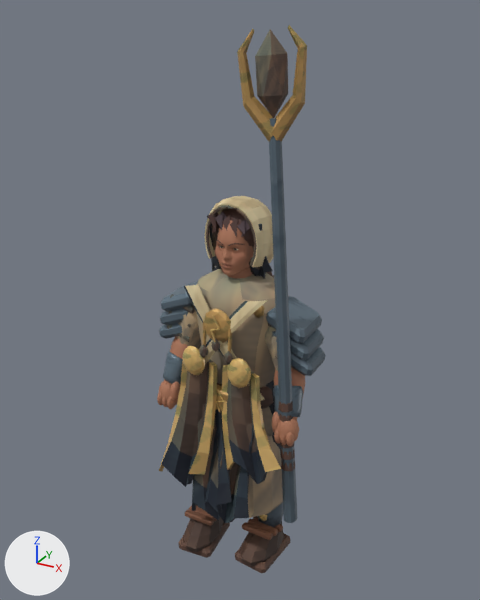
The glTF model public/assets/models/sayo.glb as it was, and as the next commit left it.
Rendered twice from a camera (50 mm lens) standing at (1.25, -2.26, 2.41) and looking at (-0.07, 0.13, 1.22). The axes (+X, +Y, +Z) are drawn at lower left. The lights are the same throughout. The first picture is the older version. Vertices at exactly the same position are counted once.

Before the edit, the objects in view are built like this:
```python
me_sayo_color_and_skin = bpy.data.meshes.new('sayo color and skin')
me_sayo_color_and_skin.from_pydata(...)  # 5843 vertices, 11196 faces; spans x -0.44..0.37, y -0.26..0.5, z -0.01..2.36
me_sayo_color_and_skin.materials.append(mat_painted_metal_edges__textile_and_clay)
ob_sayo = bpy.data.objects.new('sayo', me_sayo_color_and_skin)
ob_sayo.location = (0.0, 0.0, 0.0)
```
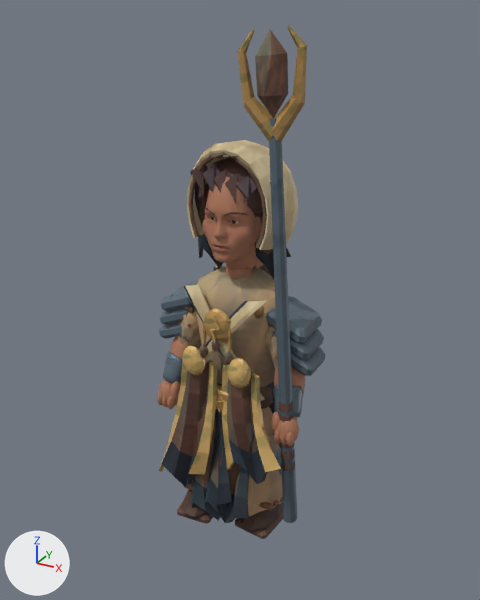
The newer file is also rescaled (x1.04), turned or shifted as a whole; pictures and numbers use the older file's frame.

Patch to the scene script:
```diff
--- a/public/assets/models/sayo.glb.py
+++ b/public/assets/models/sayo.glb.py
@@ me_sayo_color_and_skin @@
-me_sayo_color_and_skin.from_pydata(...)  # 5843 vertices, 11196 faces; spans x -0.44..0.37, y -0.26..0.5, z -0.01..2.36
+me_sayo_color_and_skin.from_pydata(...)  # 5843 vertices, 11196 faces; spans x -0.44..0.37, y -0.26..0.5, z 0.2..2.36
+# me_sayo_color_and_skin part 1: the loose piece of 100 vertices spanning x -0.1..0.1, y -0.08..0.1, z 1.55..1.69 is scaled about its middle by 1.5, then moved by (0.0, 0.01, 0.16)
+# me_sayo_color_and_skin part 2: the loose piece of 70 vertices spanning x -0.15..-0.01, y -0.05..0.05, z 1.35..1.65 is scaled about its middle by 1.5, then moved by (-0.04, 0.0, 0.1)
+# me_sayo_color_and_skin part 3: the loose piece of 70 vertices spanning x 0.01..0.15, y -0.05..0.05, z 1.35..1.65 is scaled about its middle by 1.5, then moved by (0.04, 0.0, 0.1)
+# me_sayo_color_and_skin part 4: the loose piece of 1607 vertices spanning x -0.09..0.09, y -0.12..0.09, z 1.38..1.66 is scaled about its middle by 1.5, then moved by (0.0, 0.0, 0.12)
+# me_sayo_color_and_skin part 5: the loose piece of 56 vertices spanning x 0.01..0.06, y -0.11..-0.07, z 1.56..1.57 is scaled about its middle by 1.5, then moved by (0.02, -0.04, 0.14)
+# me_sayo_color_and_skin part 6: the loose piece of 90 vertices spanning x -0.12..0.12, y -0.08..-0.06, z 1.47..1.71 is scaled about its middle by 1.5, then moved by (0.0, -0.03, 0.15)
+# me_sayo_color_and_skin part 7: the loose piece of 10 vertices spanning x -0.1..-0.04, y -0.09..-0.05, z 1.58..1.68 is scaled about its middle by 1.5, then moved by (-0.04, -0.03, 0.17)
+# me_sayo_color_and_skin part 8: the loose piece of 10 vertices spanning x -0.07..-0.01, y -0.09..-0.05, z 1.59..1.68 is scaled about its middle by 1.5, then moved by (-0.02, -0.03, 0.17)
+# me_sayo_color_and_skin part 9: the loose piece of 10 vertices spanning x -0.03..0.02, y -0.1..-0.05, z 1.58..1.67 is scaled about its middle by 1.5, then moved by (0.0, -0.03, 0.17)
+# me_sayo_color_and_skin part 10: the loose piece of 10 vertices spanning x 0.0..0.06, y -0.09..-0.05, z 1.57..1.66 is scaled about its middle by 1.5, then moved by (0.01, -0.03, 0.16)
+# me_sayo_color_and_skin part 11: the loose piece of 10 vertices spanning x 0.03..0.09, y -0.09..-0.05, z 1.58..1.66 is scaled about its middle by 1.5, then moved by (0.03, -0.03, 0.16)
+# me_sayo_color_and_skin part 12: the loose piece of 150 vertices spanning x -0.14..0.14, y -0.08..0.13, z 1.45..1.73 is scaled about its middle by 1.5, then moved by (0.0, 0.02, 0.15)
+# me_sayo_color_and_skin part 13: the loose piece of 40 vertices spanning x -0.23..-0.06, y -0.23..0.05, z 0.03..0.14 is scaled about its middle by (1, 1, 0.772), then moved by (0.0, 0.0, 0.19)
+# me_sayo_color_and_skin part 14: the loose piece of 32 vertices spanning x -0.22..-0.07, y -0.15..-0.12, z 0.15..0.18 is moved by (0.0, 0.0, 0.17)
+# me_sayo_color_and_skin part 15: the loose piece of 32 vertices spanning x -0.23..-0.07, y -0.11..-0.07, z 0.13..0.16 is moved by (0.0, 0.0, 0.17)
+# me_sayo_color_and_skin part 16: the loose piece of 32 vertices spanning x -0.25..-0.05, y -0.22..0.05, z -0.01..0.04 is moved by (0.0, 0.0, 0.2)
+# me_sayo_color_and_skin part 17: 310 of the vertices in x -0.22..0.25, y -0.18..0.15, z -0.01..0.95 are scaled about their middle by (1, 1, 0.772), then moved by (0.0, 0.0, 0.1)
+# me_sayo_color_and_skin part 18: 4456 kept faces spanning x -0.44..0.34, y -0.26..0.5, z 0.2..1.94 get new texture (UV) coordinates
+# me_sayo_color_and_skin part 19: 3939 kept faces spanning x -0.44..0.37, y -0.26..0.5, z 0.2..2.36 get new vertex colours
+# other edits to the shape of me_sayo_color_and_skin do not show in these pictures
 me_sayo_color_and_skin.materials.append(mat_painted_metal_edges__textile_and_clay)
```

Boxes [x1, y1, x2, y2] around the edits, measured in the pictures (480 x 600 px; the box of a moved part takes in the faces that stretch with it):
'sayo', reshaped (6% shorter)
    before: [157, 25, 326, 573]
    after: [157, 25, 326, 539]
part 1 of me_sayo_color_and_skin, moved or reshaped
    before: [216, 208, 254, 246]
    after: [204, 157, 263, 217]
part 2 of me_sayo_color_and_skin, moved or reshaped
    before: [207, 215, 221, 271]
    after: [190, 170, 223, 268]
part 3 of me_sayo_color_and_skin, moved or reshaped
    before: [247, 222, 273, 278]
    after: [252, 179, 291, 280]
part 4 of me_sayo_color_and_skin, moved or reshaped
    before: [215, 220, 253, 275]
    after: [202, 176, 262, 270]
part 5 of me_sayo_color_and_skin, moved or reshaped
    before: [228, 243, 245, 246]
    after: [223, 212, 248, 216]
part 6 of me_sayo_color_and_skin, moved or reshaped
    before: [206, 205, 257, 266]
    after: [189, 152, 267, 249]
part 7 of me_sayo_color_and_skin, moved or reshaped
    before: [208, 212, 219, 233]
    after: [191, 165, 208, 198]
part 8 of me_sayo_color_and_skin, moved or reshaped
    before: [215, 212, 227, 230]
    after: [202, 164, 221, 198]
part 9 of me_sayo_color_and_skin, moved or reshaped
    before: [222, 215, 234, 230]
    after: [213, 168, 232, 193]
part 10 of me_sayo_color_and_skin, moved or reshaped
    before: [230, 218, 241, 237]
    after: [225, 173, 242, 203]
part 11 of me_sayo_color_and_skin, moved or reshaped
    before: [237, 220, 250, 237]
    after: [236, 176, 257, 202]
part 12 of me_sayo_color_and_skin, moved or reshaped
    before: [205, 196, 273, 267]
    after: [187, 140, 298, 250]
part 13 of me_sayo_color_and_skin, moved or reshaped
    before: [183, 518, 224, 552]
    after: [182, 489, 208, 519]
part 14 of me_sayo_color_and_skin, moved or reshaped (mostly hidden afterwards)
    before: [185, 509, 214, 526]
    after: [183, 483, 193, 490]
part 15 of me_sayo_color_and_skin, moved or reshaped (not visible afterwards)
    before: [189, 506, 217, 521]
part 16 of me_sayo_color_and_skin, moved or reshaped
    before: [178, 523, 230, 558]
    after: [177, 504, 213, 524]
part 17 of me_sayo_color_and_skin, moved or reshaped
    before: [235, 380, 290, 573]
    after: [235, 381, 284, 539]
part 18 of me_sayo_color_and_skin, surface changed
    before: [175, 198, 284, 569]
    after: [175, 150, 296, 536]
part 19 of me_sayo_color_and_skin, recoloured
    before: [175, 159, 316, 566]
    after: [175, 140, 316, 533]
